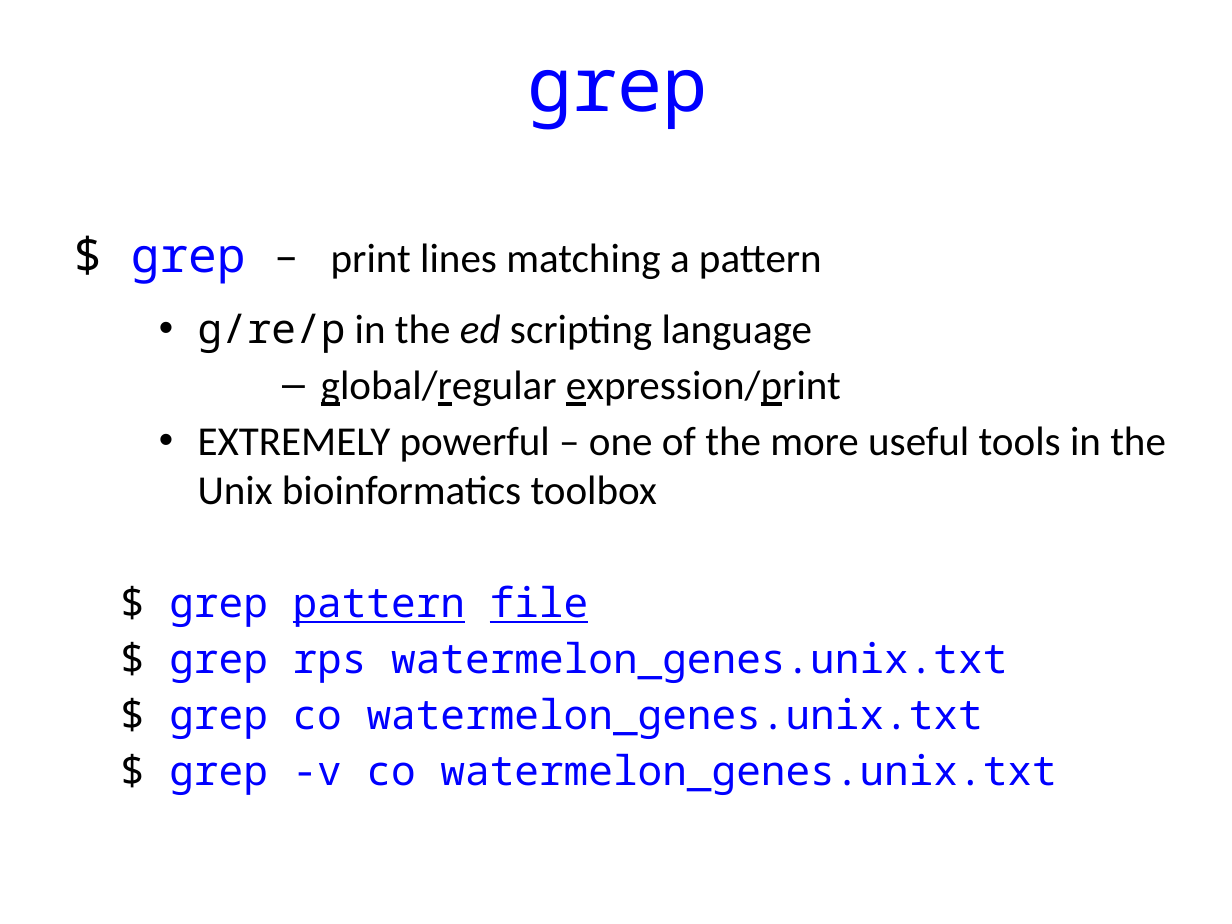
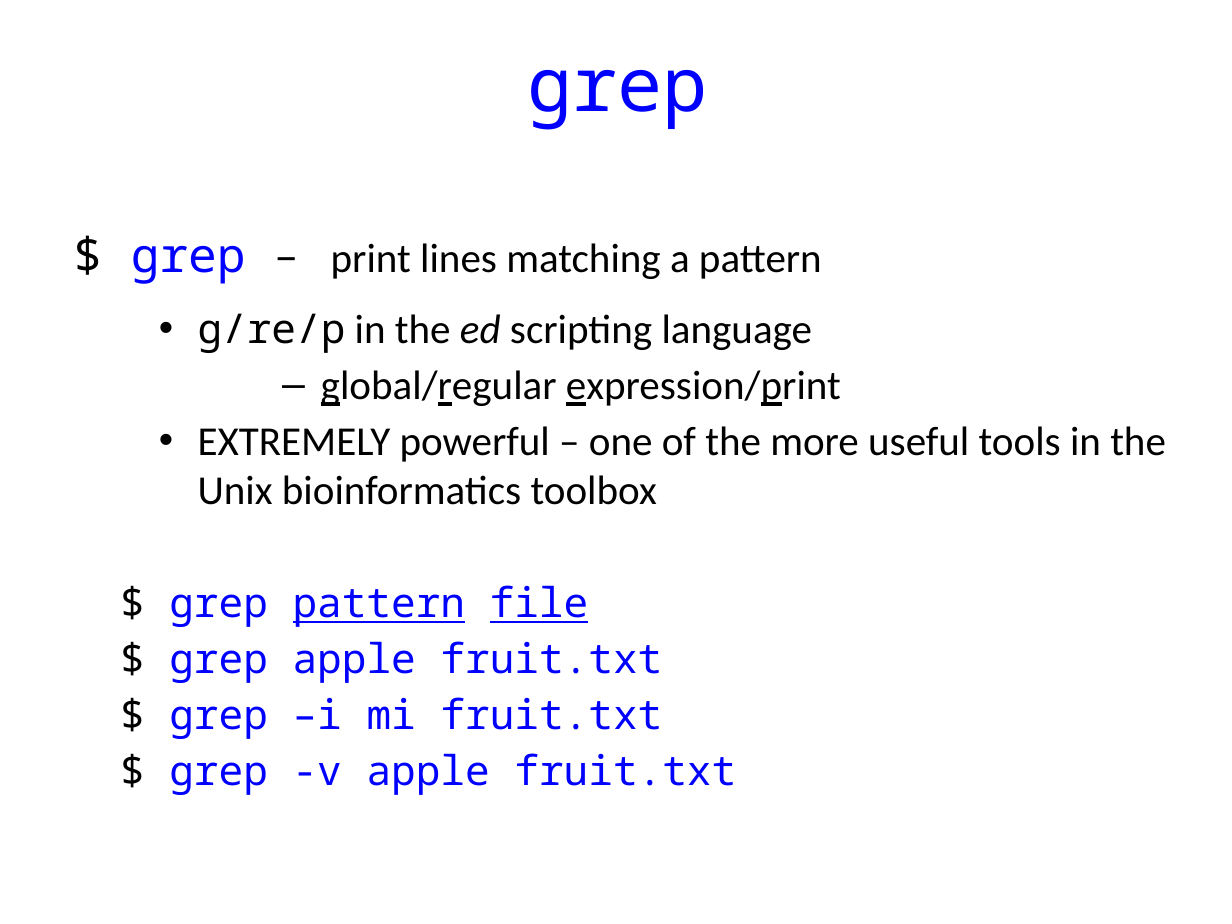
Before and after one commit to andrewalverson/BIOL51573-2026S, a slide deck: slide 12 of lectures/02_unix.pptx. Drawn at 1232x924 pixels with LibreOffice and Linux fonts; fonts in the diff are those of the drawing. Boxes give left, top, right and bottom in pixels: in the first picture for what was removed or moved away, otherwise in the second. Text is boxed around its words. In the diff, an @@ line names an element or a change of style, - is before the commit and + after.

```diff
--- a/lectures/02_unix.pptx
+++ b/lectures/02_unix.pptx
@@ text at [169,641,736,795]: text changed @@
-  $ grep rps watermelon_genes.unix.txt
-  $ grep co watermelon_genes.unix.txt
-  $ grep -v co watermelon_genes.unix.txt
+  $ grep apple fruit.txt
+  $ grep –i mi fruit.txt
+  $ grep -v apple fruit.txt
```
Also in this commit, not shown: 3 other slides changed, 1 other file.
